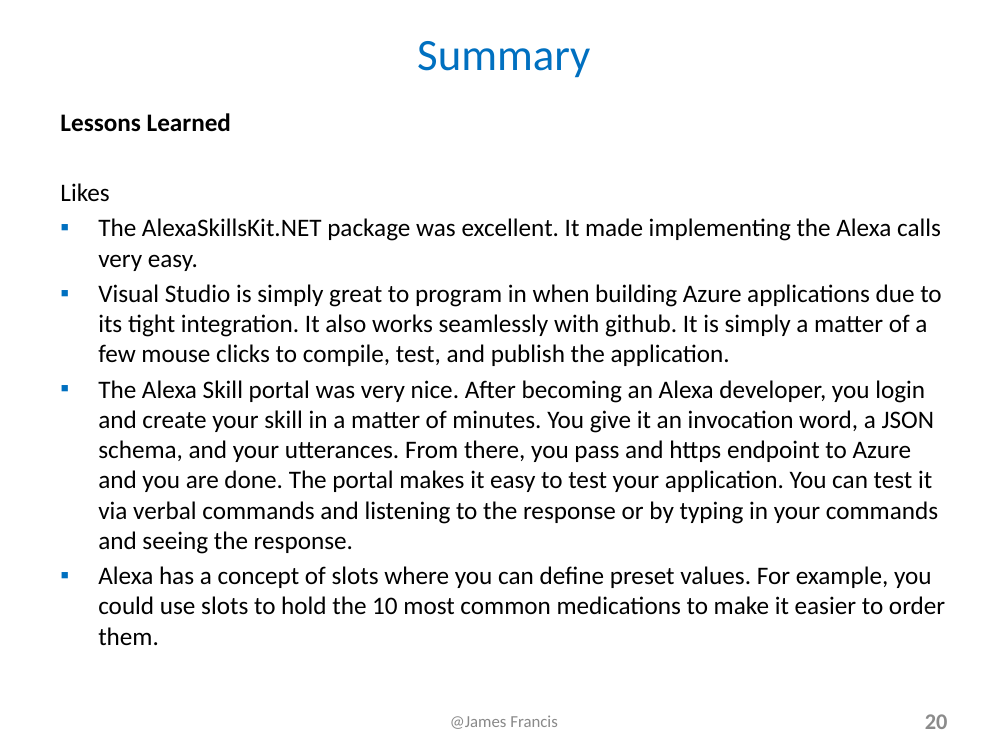
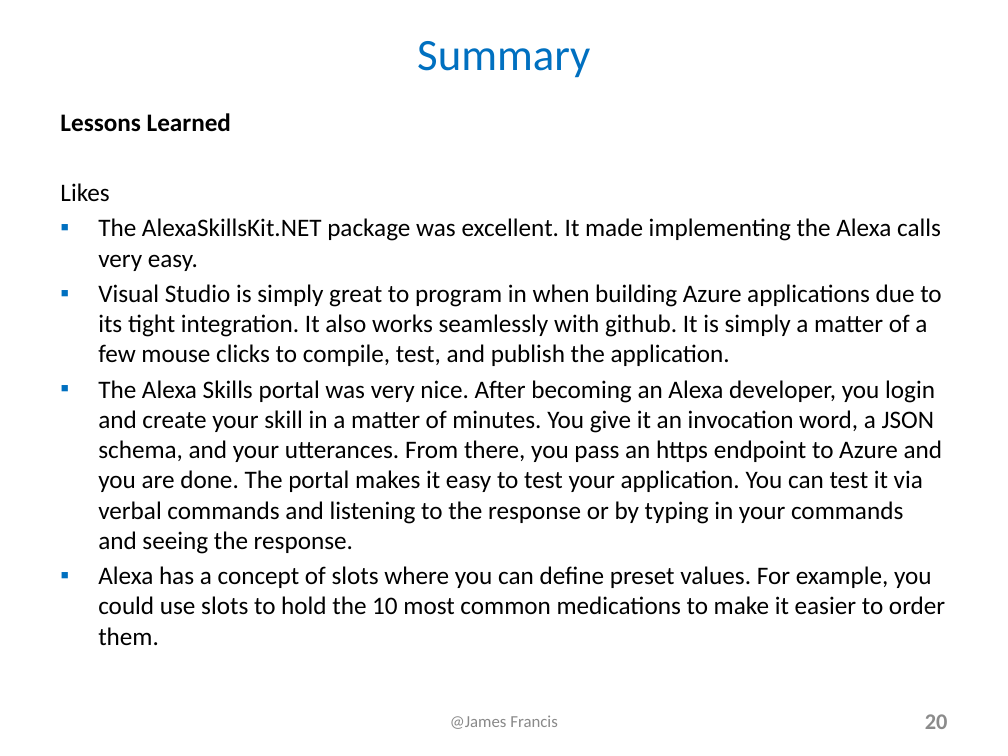
Before and after one commit to james-francis/DeepAzure-FinalProject, a slide deck: slide 20 of Alexa_JamesFrancis_Presentation.pptx. Drawn at 1008x756 pixels with LibreOffice and Linux fonts; fonts in the diff are those of the drawing. Boxes give left, top, right and bottom in pixels: in the first picture for what was removed or moved away, otherwise in the second. Text is boxed around its words. In the diff, an @@ line names an element or a change of style, - is before the commit and + after.

Commit message:
Updated powerpoint`

```diff
--- a/Alexa_JamesFrancis_Presentation.pptx
+++ b/Alexa_JamesFrancis_Presentation.pptx
@@ text at [98,380,943,554]: text changed @@
-▪ The Alexa Skill portal was very nice. After becoming an Alexa developer, you login and create your skill in a matter of minutes. You give it an invocation word, a JSON schema, and your utterances. From there, you pass and https endpoint to Azure and you are done. The portal makes it easy to test your application. You can test it via verbal commands and listening to the response or by typing in your commands and seeing the response.
+▪ The Alexa Skills portal was very nice. After becoming an Alexa developer, you login and create your skill in a matter of minutes. You give it an invocation word, a JSON schema, and your utterances. From there, you pass an https endpoint to Azure and you are done. The portal makes it easy to test your application. You can test it via verbal commands and listening to the response or by typing in your commands and seeing the response.
```
Also in this commit, not shown: 10 other slides changed.
